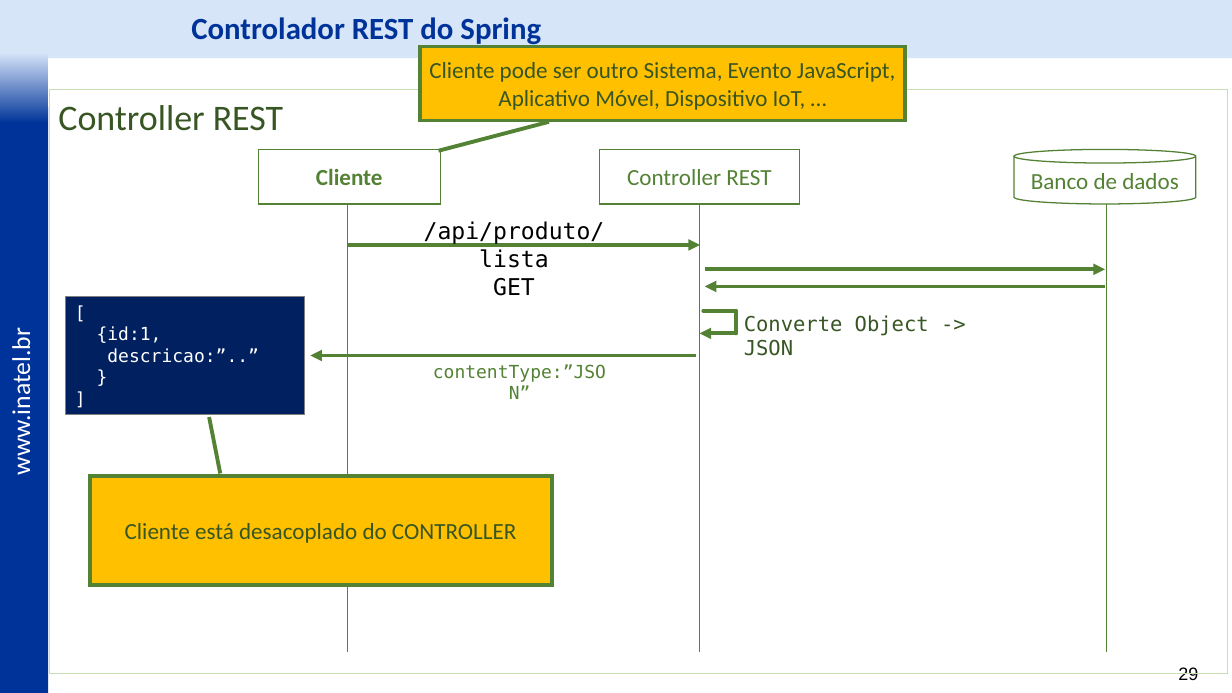
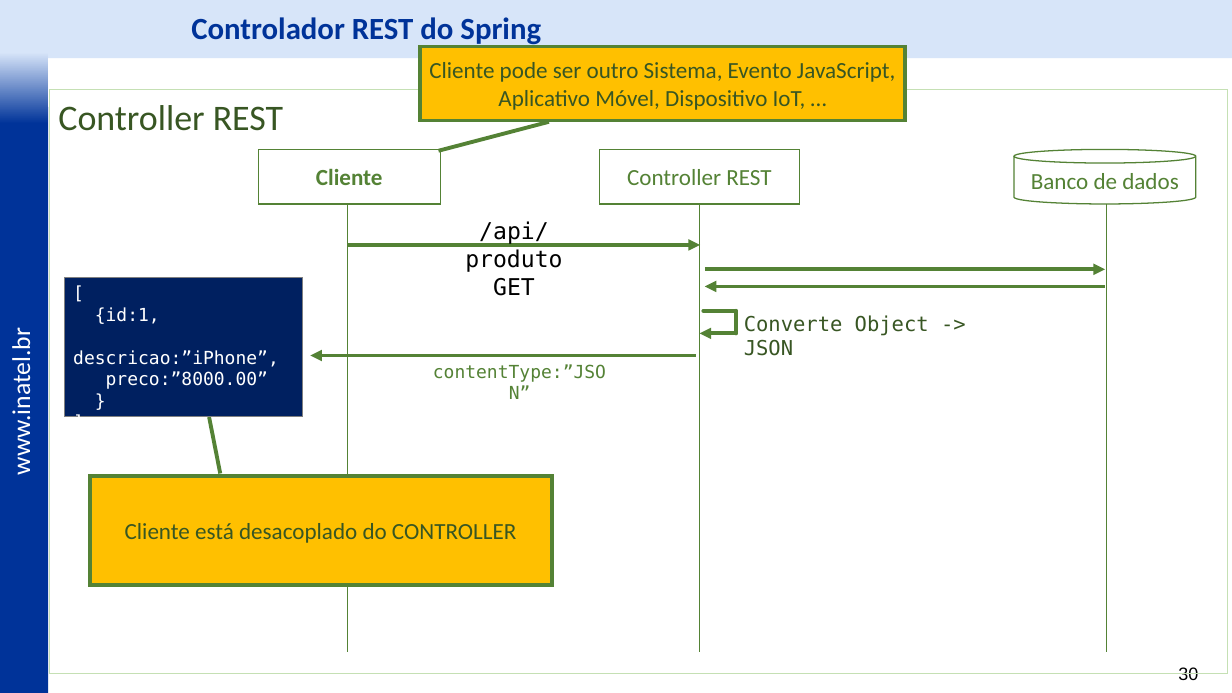
Before and after one commit to vitor-figueiredo/MyRestAPI, a slide deck: slide 30 of docs/Laboratório - REST - v2.pptx (slide 29 before the commit). Drawn at 1232x693 pixels with LibreOffice and Linux fonts; fonts in the diff are those of the drawing; background and template pictures are left out. Boxes give left, top, right and bottom in pixels: in the first picture for what was removed or moved away, otherwise in the second. Text is boxed around its words. In the diff, an @@ line names an element or a change of style, - is before the commit and + after.

```diff
--- a/docs/Laboratório - REST - v2.pptx
+++ b/docs/Laboratório - REST - v2.pptx
@@ text "/api/produto": place and size @@
-text "/api/produto" at bbox=[424, 221, 605, 296]
+text "/api/produto" at bbox=[465, 221, 562, 296]
@@ text at bbox=[465, 221, 562, 272]: text changed @@
-/api/produto/lista
+/api/produto
@@ rectangle "[": place and size @@
-rectangle "[" at bbox=[66, 297, 304, 415]
+rectangle "[" at bbox=[64, 277, 302, 417]
@@ text in rectangle at bbox=[73, 350, 279, 389]: text changed @@
-descricao:”..”
+descricao:”iPhone”,
+preco:”8000.00”
@@ page number at bbox=[1178, 667, 1198, 680]: text changed @@
-29
+30
```
Also in this commit, not shown: 15 other slides changed, 30 slides added, 8 slides removed, 12 other files.
